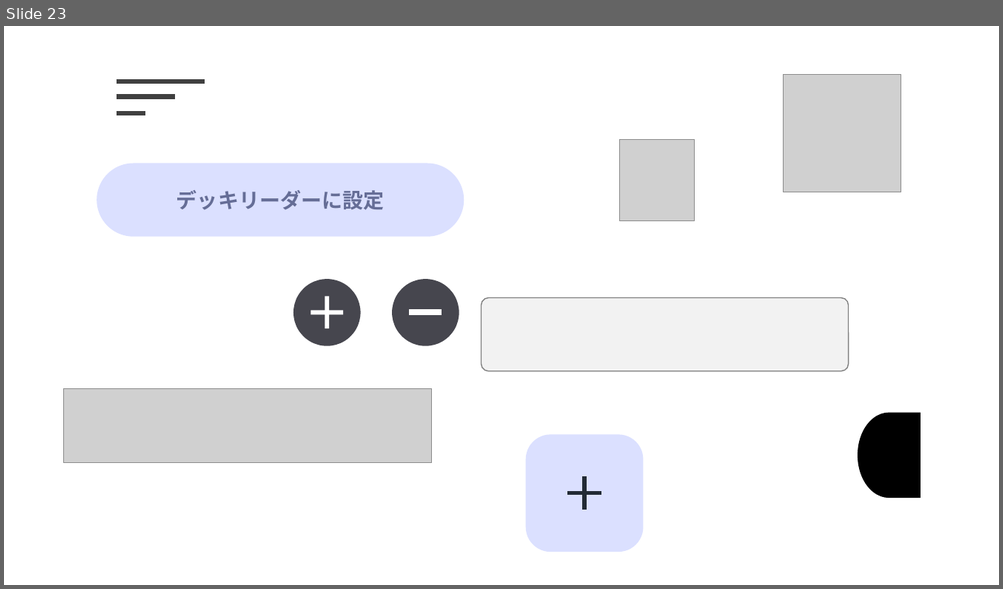
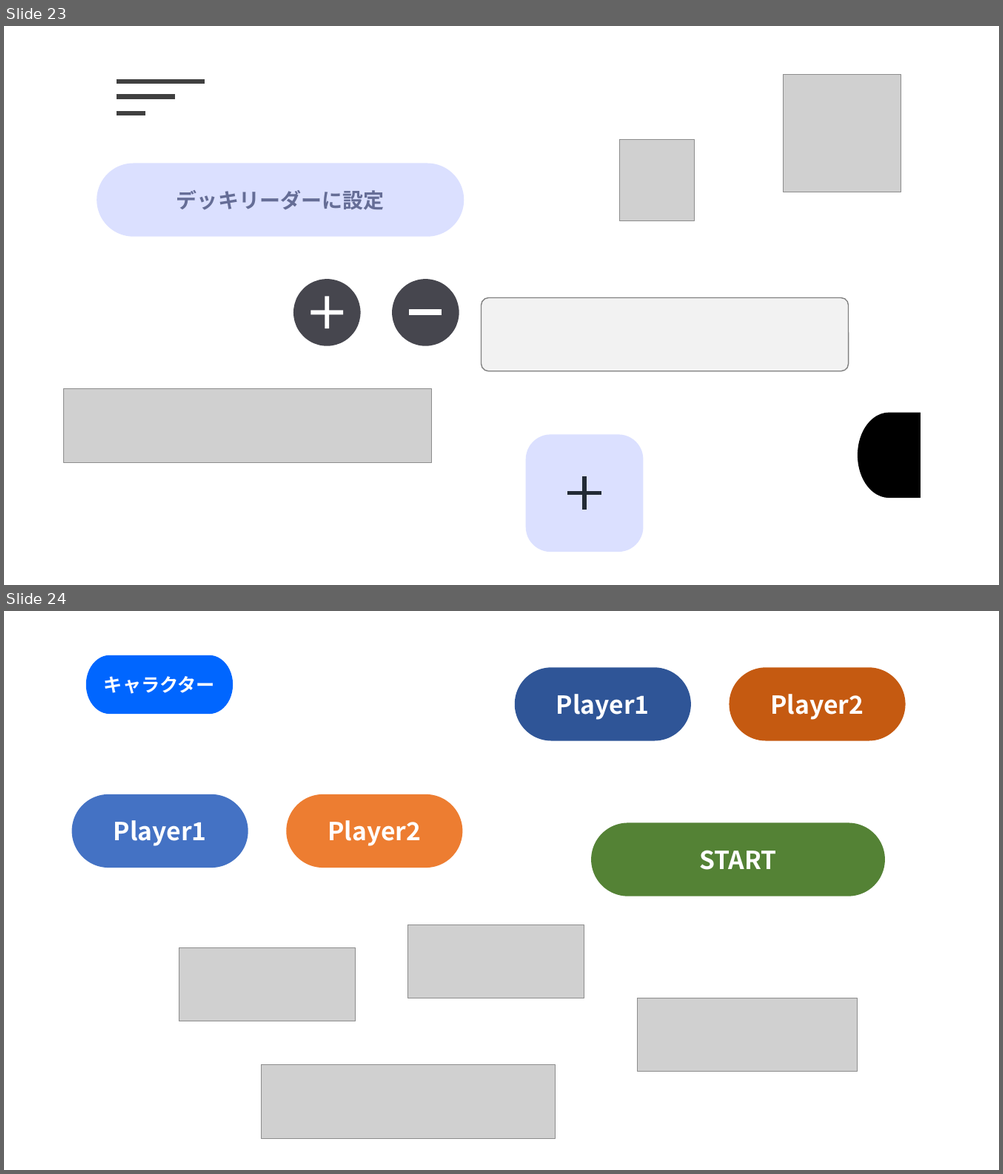
Before and after one commit to suttokoTaro/LorcanaCard, a slide deck: Assets/Documents_etc/アイコン作成.pptx. Shown one above the other, each under a label of ours: slide 23 before the commit, slides 23 and 24 after it. The pictures are 1003x589 and 1003x1174 pixels, drawn with LibreOffice and Linux fonts; fonts in the diff are those of the drawing; grey boxes stand for pictures. Boxes give left, top, right and bottom in pixels: in the first picture for what was removed or moved away, otherwise in the second. Text is boxed around its words. In the diff, an @@ line names an element or a change of style, - is before the commit and + after.

```diff
--- a/Assets/Documents_etc/アイコン作成.pptx
+++ b/Assets/Documents_etc/アイコン作成.pptx
@@ slide 24 added at bbox=[4, 611, 999, 1170], background #FFFFFF @@
@@ pill shape added at bbox=[86, 655, 233, 714], fill #0066FF, 18 pt, text #FFFFFF, bold @@
+キャラクター
@@ rounded rectangle added at bbox=[515, 668, 691, 741], fill #2F5597, 24 pt, text #FFFFFF, bold @@
+Player1
@@ rounded rectangle added at bbox=[729, 668, 905, 741], fill #C55A11, 24 pt, text #FFFFFF, bold @@
+Player2
@@ rounded rectangle added at bbox=[72, 795, 248, 868], fill #4472C4, 24 pt, text #FFFFFF, bold @@
+Player1
@@ rounded rectangle added at bbox=[286, 795, 462, 868], fill #ED7D31, 24 pt, text #FFFFFF, bold @@
+Player2
@@ rounded rectangle added at bbox=[591, 823, 885, 896], fill #548235, 24 pt, text #FFFFFF, bold @@
+START
@@ picture added at bbox=[407, 925, 583, 998] @@
@@ picture added at bbox=[179, 948, 356, 1022] @@
@@ picture added at bbox=[637, 998, 856, 1071] @@
@@ picture added at bbox=[261, 1065, 555, 1139] @@
```
Also in this commit, not shown: 36 other files.
